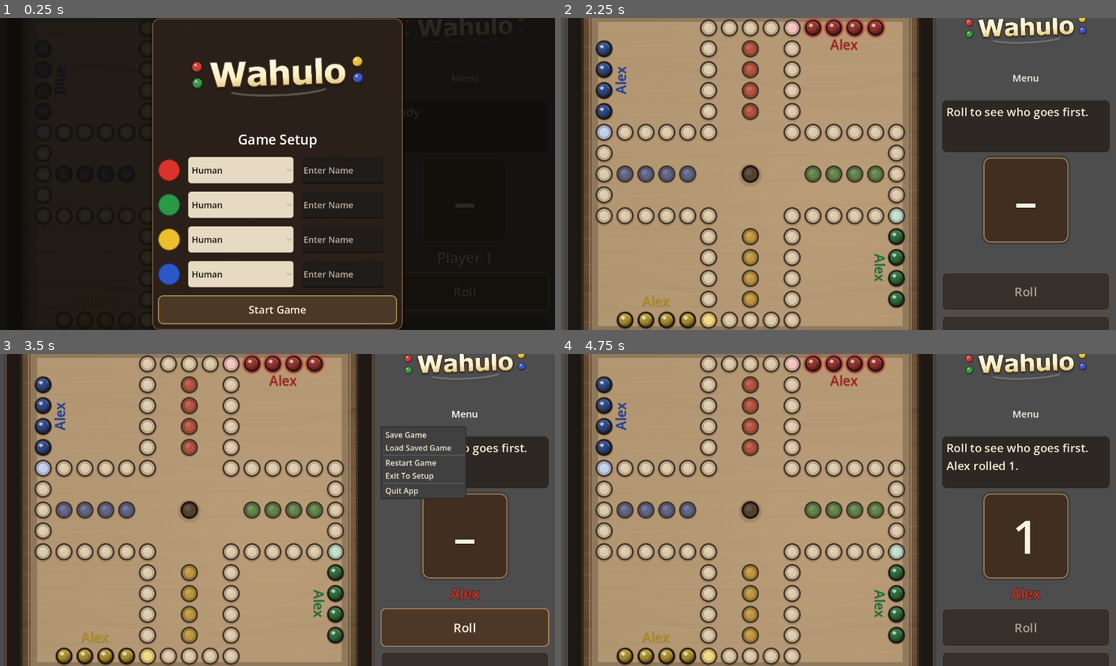
Above: before the commit, frames 1-4 (two rows, left to right).
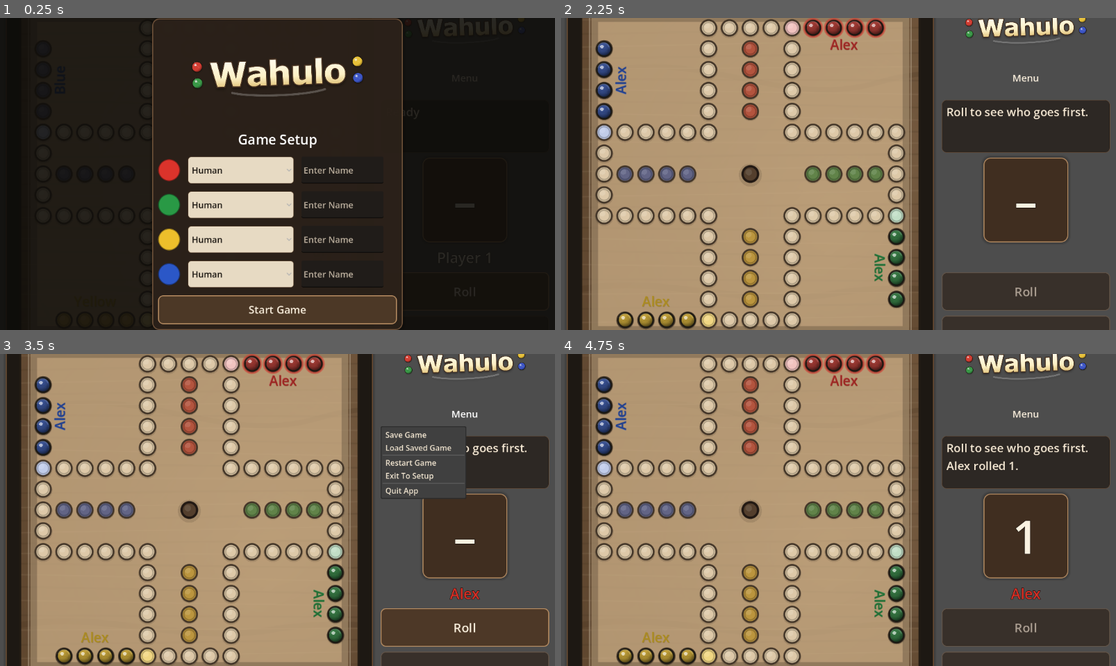
Above: after the commit, the same moments.

Repository: ItsTheMcCoy/wahoo-app
Game: Godot game, scene res://scenes/Main.tscn
The game is run twice, just before and just after one commit, with the same random seed, the same clock (stepped at 60 frames per second) and the same inputs.
Inputs (mouse positions are in pixels of both pictures, inside the frame that each line leads up to):
- Up to frame 1 (0.25 s): no input
- Up to frame 2 (2.25 s): click (905, 170) at 0.52 s; type "Alex" at 0.6 s; click (905, 205) at 0.75 s; type "Alex" at 0.83 s; click (905, 239) at 0.98 s; type "Alex" at 1.07 s; click (905, 273) at 1.27 s; type "Alex" at 1.35 s; click "Start Game" at 2 s
- Up to frame 3 (3.5 s): click "Menu" at 2.75 s
- Up to frame 4 (4.75 s): click "Roll" at 3.5 s; move the mouse to (749, 510) at 4.27 s; click (749, 510) at 4.42 s

The runs differ from the first frame. In frame 2, 0.5% of the frame differs, in the area x 3-65%, y 0-100%; in frame 3, 0.5%; in frame 4, 0.5%.

Commit message:
Remove inner board edge shadow

Diff:
--- a/godot/scripts/wahoo_board_view.gd
+++ b/godot/scripts/wahoo_board_view.gd
@@ -296,11 +296,8 @@
 
     var bevel_light := BOARD_BG_INNER.lerp(Color.WHITE, 0.24)
     bevel_light.a = 0.62
-    var bevel_dark := BOARD_EDGE
-    bevel_dark.a = 0.84
     draw_rect(inner.grow(_cell_size * 0.08), bevel_light, false, max(2.0, _cell_size * 0.07))
     draw_rect(_board_rect, BOARD_EDGE, false, max(3.0, _cell_size * 0.10))
-    draw_rect(_board_rect.grow(-_cell_size * 0.10), bevel_dark, false, max(1.0, _cell_size * 0.04))
 
     var vignette_inset := _cell_size * 0.82
     var top_band := Rect2(_board_rect.position, Vector2(_board_rect.size.x, vignette_inset))
